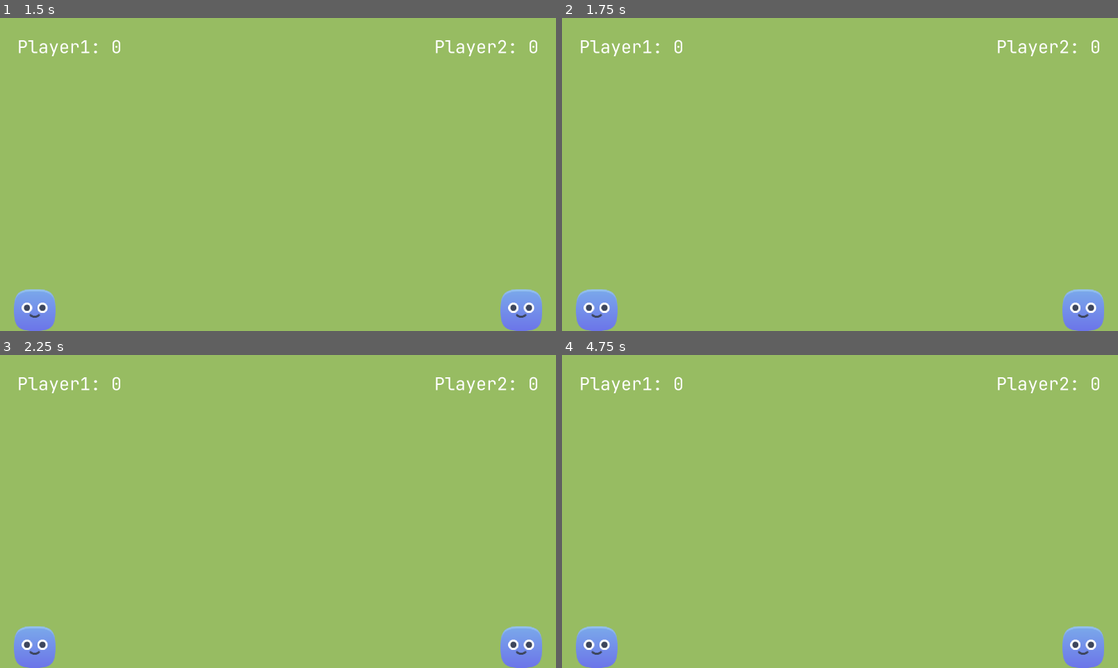
Above: before the commit, frames 1-4 (two rows, left to right).
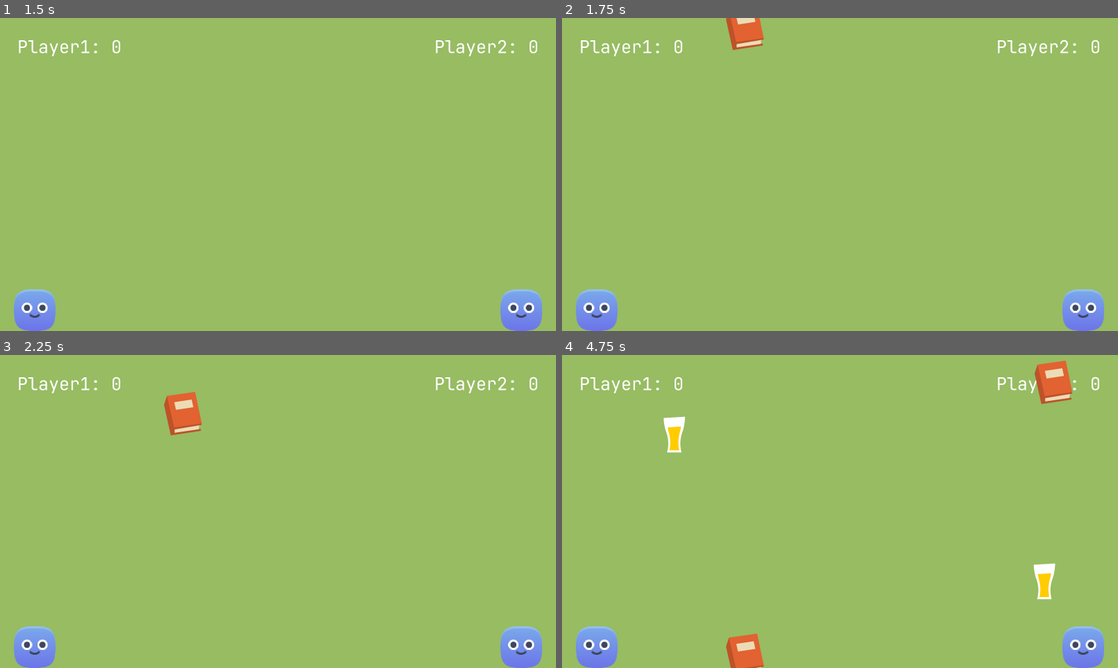
Above: after the commit, the same moments.

Repository: Aschii6/Block-Drop
Game: Godot game, scene res://scenes/screens/title_screen/title_screen.tscn
Same seed, same stepped clock (60 frames per second), same inputs: the game is played once before the commit and once after it.
Inputs:
- Up to frame 1 (1.5 s): click "Start" at 0.5 s
- Up to frame 2 (1.75 s): no input
- Up to frame 3 (2.25 s): no input
- Up to frame 4 (4.75 s): no input

Frame 1 is identical in both runs. In frame 2, 0.6% of the frame differs, in the area x 29-37%, y 0-11%; in frame 3, 0.7%; in frame 4, 2.0%, in the area x 18-92%, y 1-100%.

Commit message:
Started spawning drops

Diff:
--- a/scenes/drops/drop/drop.gd
+++ b/scenes/drops/drop/drop.gd
@@ -10,12 +10,11 @@
 func _ready() -> void:
 	visible_on_screen_notifier_2d.screen_exited.connect(func():
 		queue_free()
-		print_debug("Drop Freed")
 	)
 
 
 func _process(delta: float) -> void:
-	pass
+	position.y += speed * delta
 
 
 func _on_area_2d_area_entered(area: Area2D) -> void:
@@ -23,5 +22,4 @@
 	if player.is_in_group("players"):
 		var player_instance: Player = player as Player
 		if player_instance:
-			print_debug("Touched by player ", player_instance.player_number)
 			queue_free()
--- /dev/null
+++ b/scenes/screens/play_screen/play_screen.gd
@@ -0,0 +1,29 @@
+extends Node2D
+
+@onready var drop_spawn_timer: Timer = $DropSpawnTimer
+
+const BEER = preload("res://scenes/drops/beer/beer.tscn")
+const WINE = preload("res://scenes/drops/wine/wine.tscn")
+const BOOK = preload("res://scenes/drops/book/book.tscn")
+
+func _ready() -> void:
+	drop_spawn_timer.timeout.connect(func():
+		var random_number: int = randi_range(0, 2)
+		var drop: Drop
+
+		if random_number == 0:
+			drop = BEER.instantiate()
+		elif random_number == 1:
+			drop = WINE.instantiate()
+		else:
+			drop = BOOK.instantiate()
+
+		drop.position = Vector2(randf_range(100, 1500), randf_range(-50, 30))
+		drop.speed = randf_range(150, 450)
+
+		add_child(drop)
+	)
+
+
+func _process(delta: float) -> void:
+	pass
--- a/scenes/screens/play_screen/play_screen.tscn
+++ b/scenes/screens/play_screen/play_screen.tscn
@@ -1,5 +1,6 @@
-[gd_scene load_steps=5 format=3 uid="uid://cuf3t5dl0byah"]
+[gd_scene load_steps=6 format=3 uid="uid://cuf3t5dl0byah"]
 
+[ext_resource type="Script" path="res://scenes/screens/play_screen/play_screen.gd" id="1_eg7w1"]
 [ext_resource type="FontFile" uid="uid://c57ehop5l3rba" path="res://common_assets/fonts/JetBrainsMono-Regular.ttf" id="1_hmsmr"]
 [ext_resource type="PackedScene" uid="uid://dodrwf7pt5lxk" path="res://scenes/player/player.tscn" id="2_t3hke"]
 
@@ -10,6 +11,7 @@
 size = Vector2(80, 1300)
 
 [node name="PlayScreen" type="Node2D"]
+script = ExtResource("1_eg7w1")
 
 [node name="Control" type="Control" parent="."]
 layout_mode = 3
@@ -81,3 +83,6 @@
 [node name="CollisionShape2D" type="CollisionShape2D" parent="Borders/Right"]
 position = Vector2(-40, 300)
 shape = SubResource("RectangleShape2D_nlf3k")
+
+[node name="DropSpawnTimer" type="Timer" parent="."]
+autostart = true
